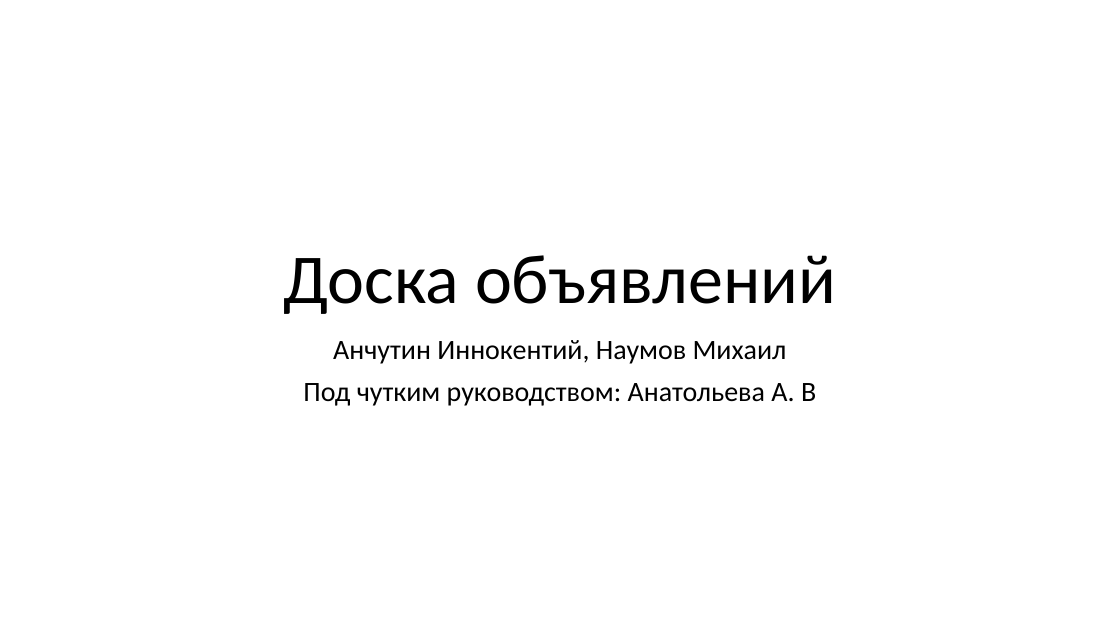
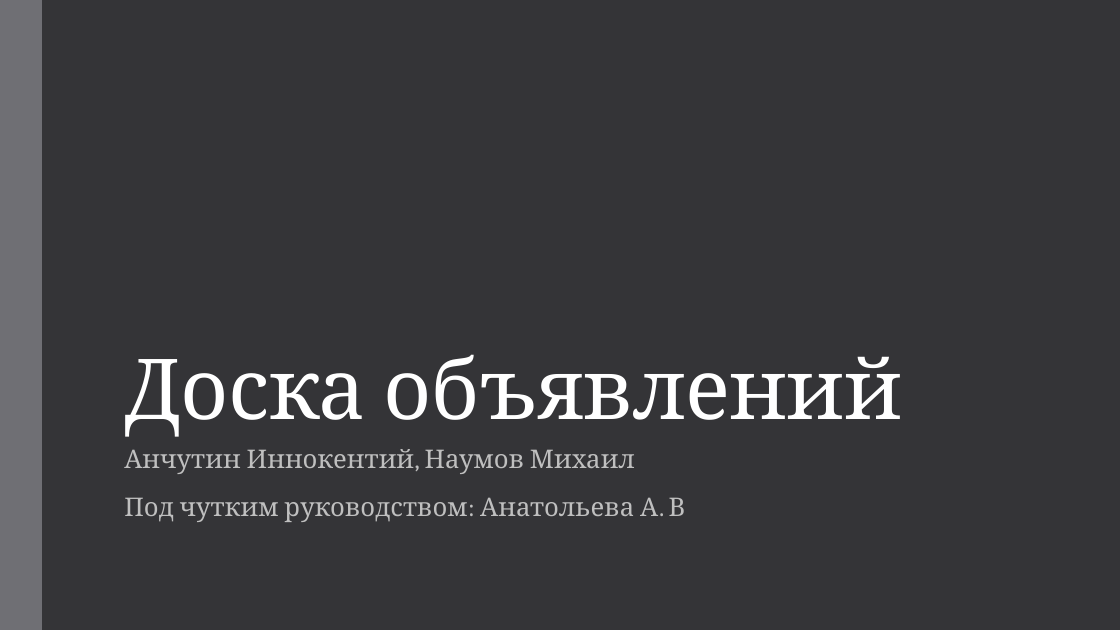
Before and after one commit to Mikhail716662/Project_WEB_Naumov_Anchutin, a slide deck: slide 1 of materials/presentation.pptx. Drawn at 1120x630 pixels with LibreOffice and Linux fonts; fonts in the diff are those of the drawing. Boxes give left, top, right and bottom in pixels: in the first picture for what was removed or moved away, otherwise in the second. Text is boxed around its words. In the diff, an @@ line names an element or a change of style, - is before the commit and + after.

```diff
--- a/materials/presentation.pptx
+++ b/materials/presentation.pptx
@@ background #FFFFFF to #353537 @@
@@ rectangle added at (x1=0, y1=0, x2=42, y2=630), fill #6F6F74 @@
@@ title "Доска объявлений" moved from (x1=283, y1=255, x2=836, y2=314) to (x1=124, y1=354, x2=902, y2=437) @@
@@ title "Доска объявлений" at (x1=124, y1=354, x2=902, y2=437): size 60 to 72 pt, font Calibri to Cambria, text colour #000000 to #FFFFFF, letter spacing 0 to -0.5 pt; alignment centre to left; line spacing 0.9 to 0.85 @@
@@ subtitle "Анчутин Иннокентий, Наумов Михаил" moved from (x1=303, y1=340, x2=816, y2=406) to (x1=124, y1=449, x2=686, y2=522) @@
@@ subtitle "Анчутин Иннокентий, Наумов Михаил" at (x1=124, y1=449, x2=686, y2=522): size 24 to 22 pt, font Calibri to Cambria, text colour #000000 to #BFBFBF, letter spacing 0 to 0.1 pt; alignment centre to left; line spacing 0.9 to 0.95; more space between paragraphs @@
```
Also in this commit, not shown: 4 other slides changed, 6 slides added, 4 slides removed.
